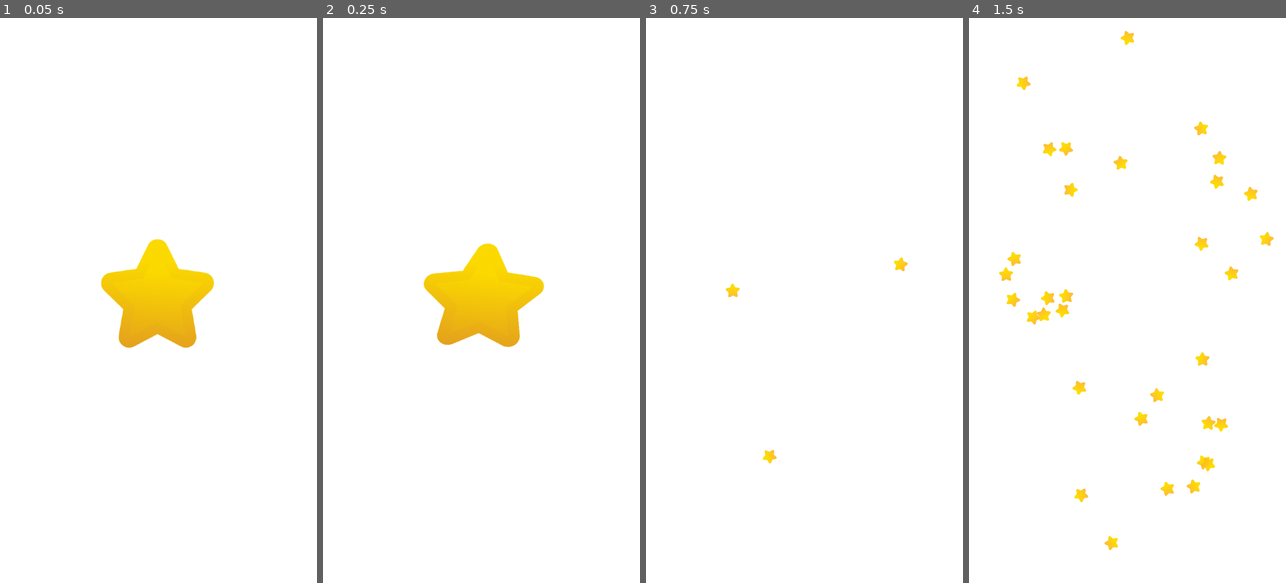
Above: before the commit, frames 1-4 (left to right).
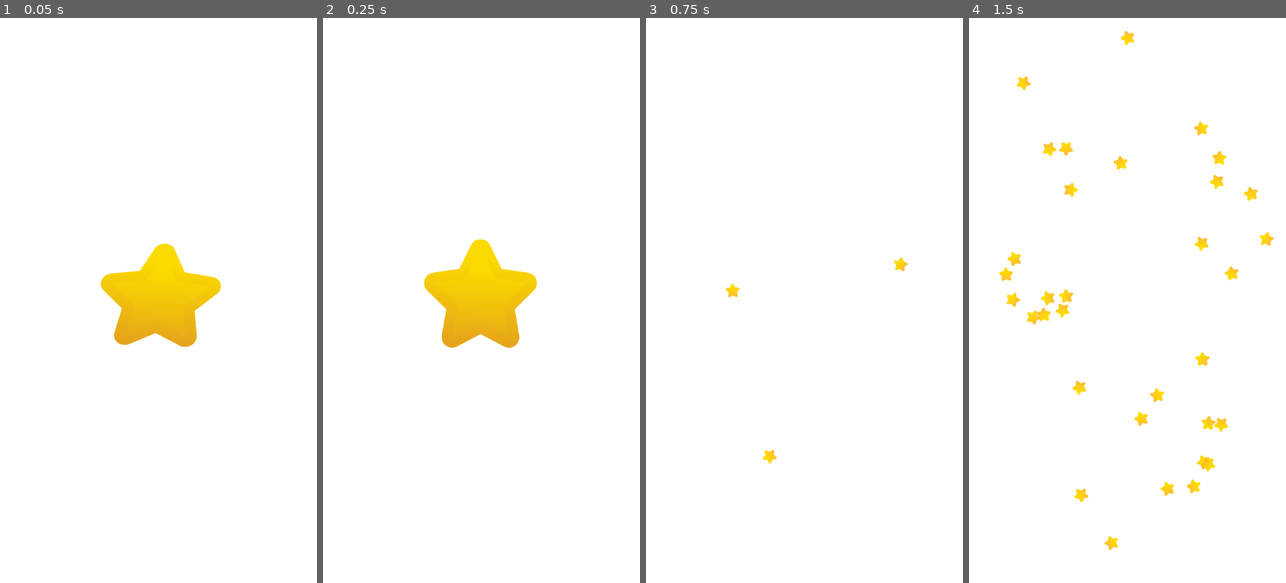
Above: after the commit, the same moments.

Repository: pompipi/stuh
Game: Godot game, scene res://Main.tscn
Two runs of this game, one before a commit and one after it. Both use one fixed random seed, a clock stepped at 60 frames per second and the inputs below.
Inputs (mouse positions are in pixels of both pictures, inside the frame that each line leads up to):
- Up to frame 1 (0.05 s): no input
- Up to frame 2 (0.25 s): no input
- Up to frame 3 (0.75 s): move the mouse to (804, 294) at 0.52 s; click (804, 294) at 0.67 s
- Up to frame 4 (1.5 s): move the mouse to (1064, 328) at 1.27 s; click (1064, 328) at 1.42 s

The runs differ from the first frame. In frame 1, 0.7% of the frame differs, in the area x 31-70%, y 39-59%; in frame 2, 0.7%; in frame 3, nothing differs; in frame 4, nothing differs.

Commit message:
Fixed references to sound files.

Diff:
--- a/Main.tscn
+++ b/Main.tscn
@@ -1,7 +1,7 @@
 [gd_scene load_steps=3 format=2]
 
 [ext_resource path="res://Player.tscn" type="PackedScene" id=1]
-[ext_resource path="res://assets/twinkly.ogg" type="AudioStream" id=2]
+[ext_resource path="res://assets/sound/twinkly.ogg" type="AudioStream" id=2]
 
 [node name="Main" type="Node"]
 
--- a/Player.tscn
+++ b/Player.tscn
@@ -10,7 +10,7 @@
 [ext_resource path="res://assets/bus/bus_up.png" type="Texture" id=8]
 [ext_resource path="res://assets/motorbike/motorbike _up.png" type="Texture" id=9]
 [ext_resource path="res://assets/motorbike/motorbike.png" type="Texture" id=10]
-[ext_resource path="res://assets/pop.wav" type="AudioStream" id=11]
+[ext_resource path="res://assets/sound/pop.wav" type="AudioStream" id=11]
 
 [sub_resource type="CanvasItemMaterial" id=1]
 particles_animation = true
@@ -82,9 +82,11 @@
 scale = Vector2( 0.732787, 0.732787 )
 frames = SubResource( 3 )
 animation = "star"
+frame = 1
 playing = true
 
 [node name="CollisionShape2D" type="CollisionShape2D" parent="."]
+visible = false
 position = Vector2( -6.34961, -6.34961 )
 shape = SubResource( 4 )
 
Not shown, changed: assets/sound/README.md
